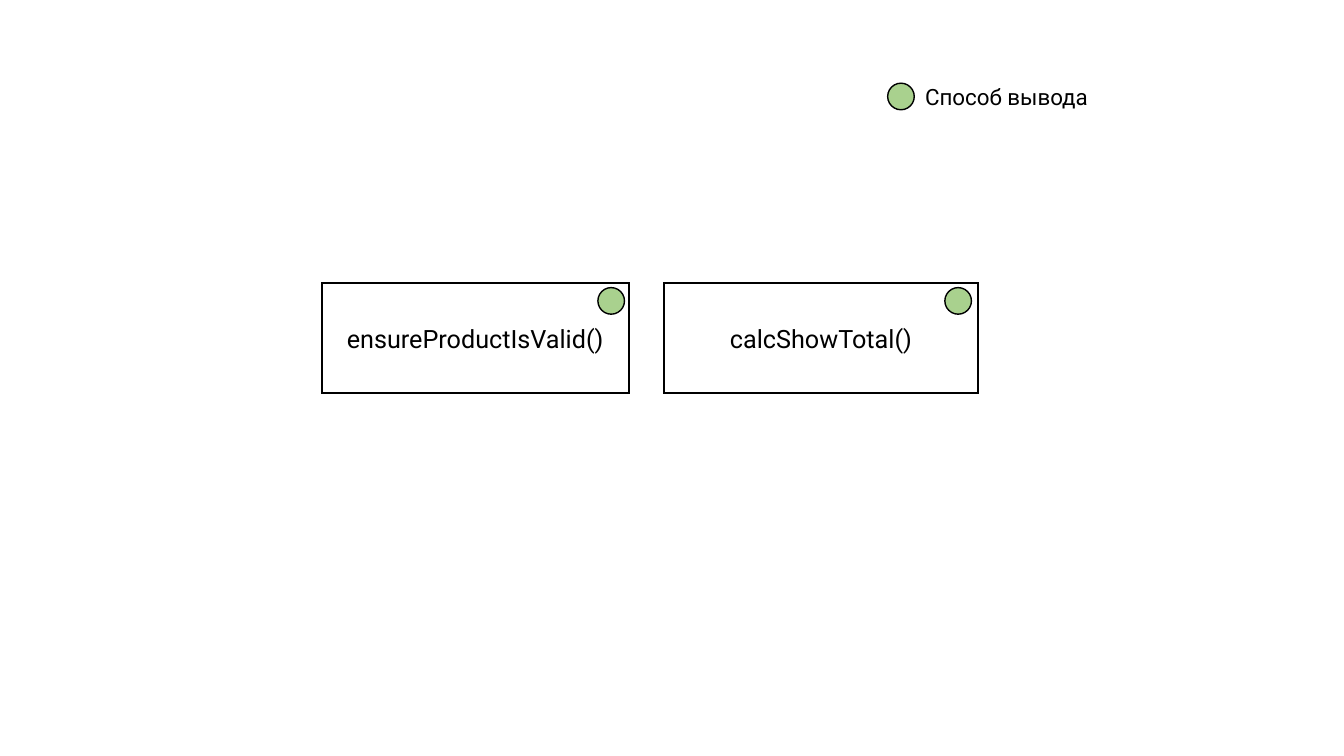
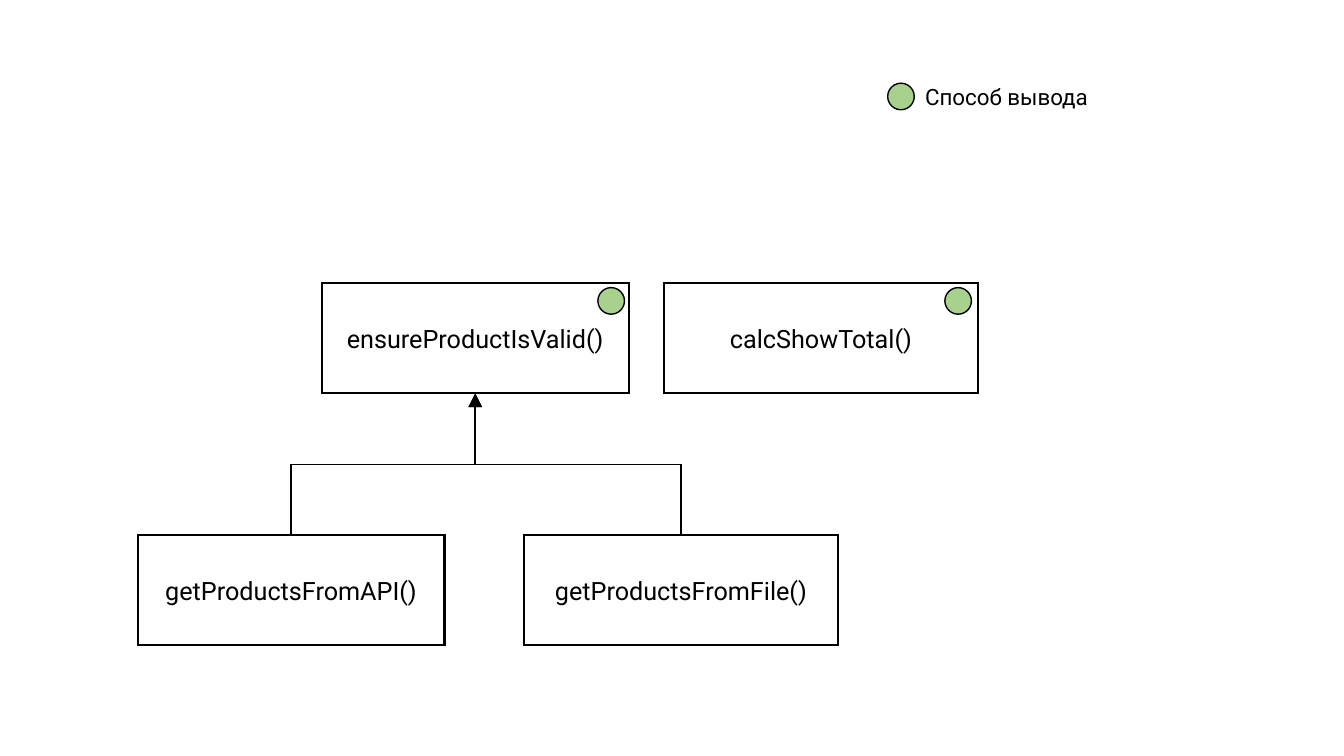
Before and after one commit to rkhaimov/brain-gym, a slide deck: slide 49 of clean/Презентация.pptx (slide 44 before the commit). Drawn at 1344x756 pixels with LibreOffice and Linux fonts; fonts in the diff are those of the drawing. Boxes give left, top, right and bottom in pixels: in the first picture for what was removed or moved away, otherwise in the second. Text is boxed around its words. In the diff, an @@ line names an element or a change of style, - is before the commit and + after.

```diff
--- a/clean/Презентация.pptx
+++ b/clean/Презентация.pptx
@@ elbow arrow added from (291, 535) to (475, 393), #000000 1.25 pt @@
@@ elbow arrow added from (682, 535) to (475, 393), #000000 1.25 pt @@
@@ rectangle added at (138,535,445,645), fill #FFFFFF, outline #000000 1.5 pt, 18 pt, text #000000 @@
+getProductsFromAPI()
@@ rectangle added at (524,535,838,645), fill #FFFFFF, outline #000000 1.5 pt, 18 pt, text #000000 @@
+getProductsFromFile()
```
Also in this commit, not shown: 13 other slides changed, 18 slides added, 7 slides removed, 47 other files.
